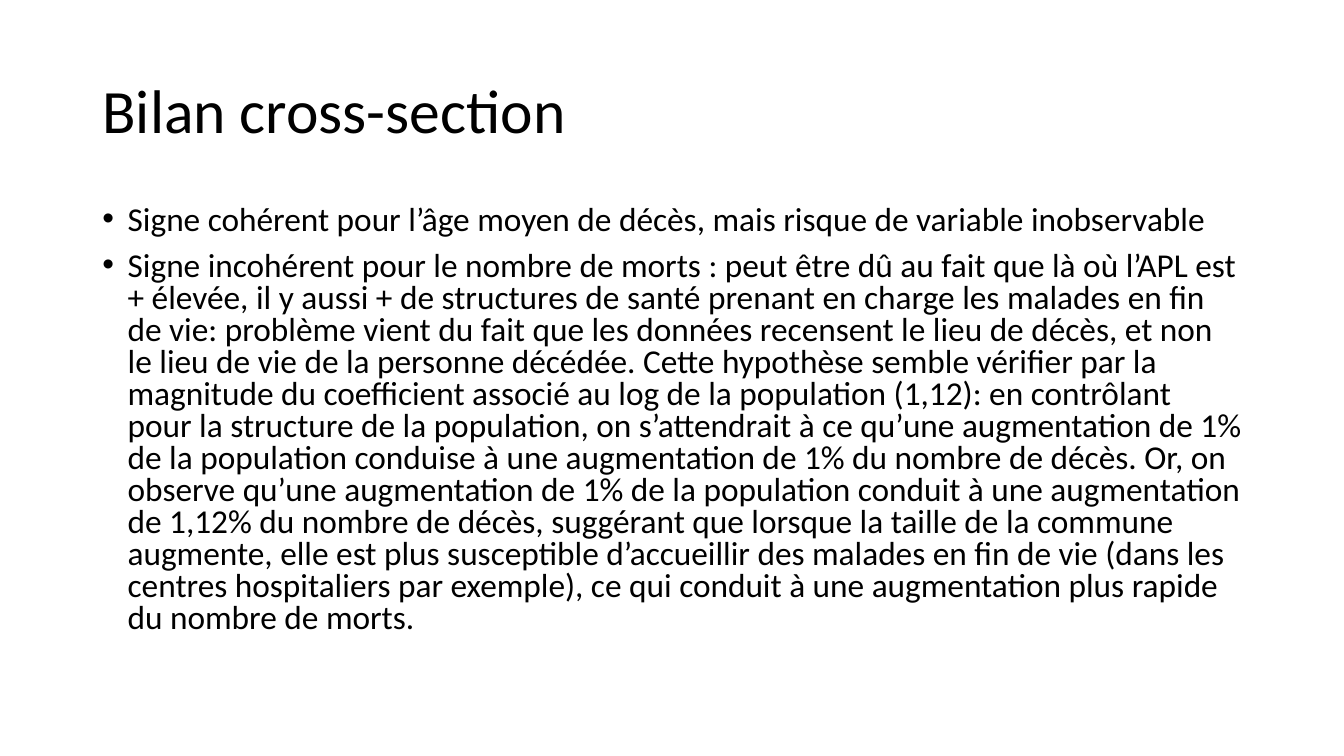
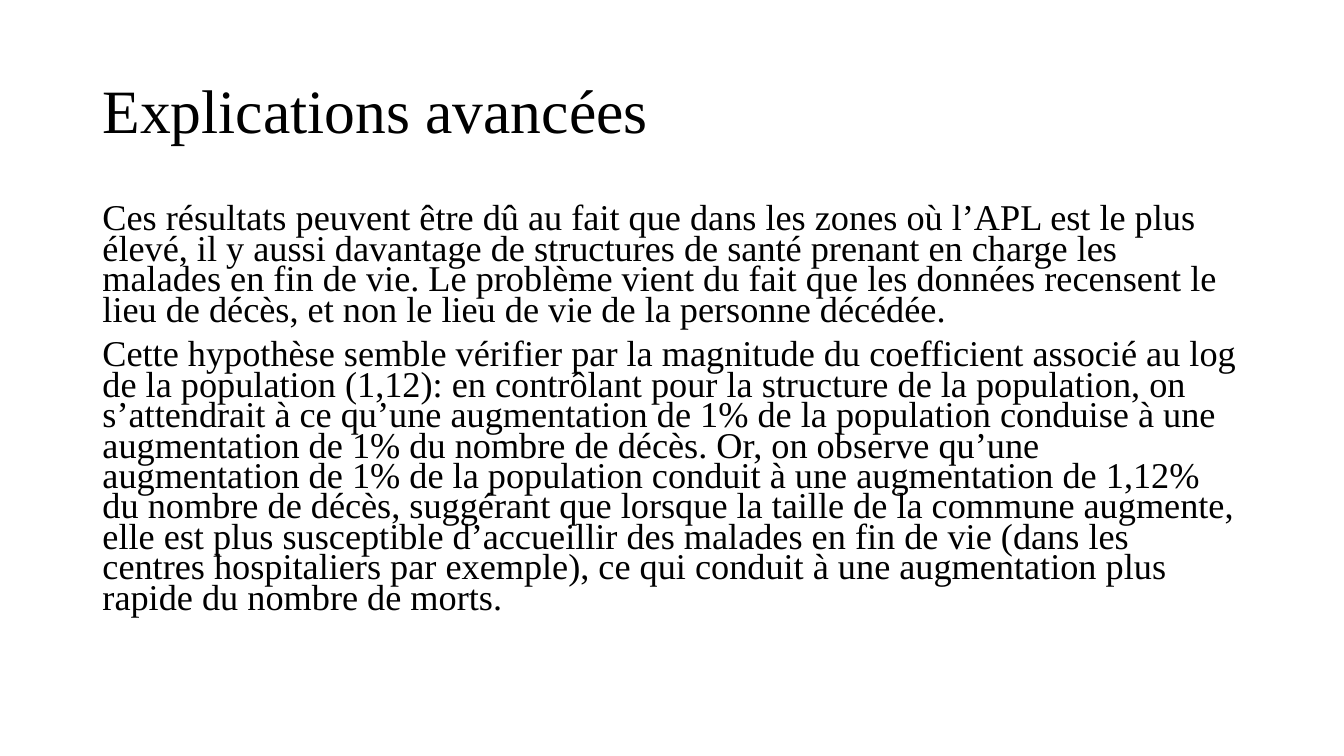
Before and after one commit to mchabaud/Project-DSSS, a slide deck: slide 5 of Presentation_13_04_22.pptx (slide 6 before the commit). Drawn at 1344x756 pixels with LibreOffice and Linux fonts; fonts in the diff are those of the drawing. Boxes give left, top, right and bottom in pixels: in the first picture for what was removed or moved away, otherwise in the second. Text is boxed around its words. In the diff, an @@ line names an element or a change of style, - is before the commit and + after.

```diff
--- a/Presentation_13_04_22.pptx
+++ b/Presentation_13_04_22.pptx
@@ title at (102, 90, 648, 144): text changed; font Calibri to Times New Roman @@
-Bilan cross-section
+Explications avancées
@@ text at (102, 204, 1235, 617): text changed; size 23.8 to 25.9 pt; font Calibri to Times New Roman @@
-• Signe cohérent pour l’âge moyen de décès, mais risque de variable inobservable
-• Signe incohérent pour le nombre de morts : peut être dû au fait que là où l’APL est + élevée, il y aussi + de structures de santé prenant en charge les malades en fin de vie: problème vient du fait que les données recensent le lieu de décès, et non le lieu de vie de la personne décédée. Cette hypothèse semble vérifier par la magnitude du coefficient associé au log de la population (1,12): en contrôlant pour la structure de la population, on s’attendrait à ce qu’une augmentation de 1% de la population conduise à une augmentation de 1% du nombre de décès. Or, on observe qu’une augmentation de 1% de la population conduit à une augmentation de 1,12% du nombre de décès, suggérant que lorsque la taille de la commune augmente, elle est plus susceptible d’accueillir des malades en fin de vie (dans les centres hospitaliers par exemple), ce qui conduit à une augmentation plus rapide du nombre de morts.
+Ces résultats peuvent être dû au fait que dans les zones où l’APL est le plus élevé, il y aussi davantage de structures de santé prenant en charge les malades en fin de vie. Le problème vient du fait que les données recensent le lieu de décès, et non le lieu de vie de la personne décédée.
+Cette hypothèse semble vérifier par la magnitude du coefficient associé au log de la population (1,12): en contrôlant pour la structure de la population, on s’attendrait à ce qu’une augmentation de 1% de la population conduise à une augmentation de 1% du nombre de décès. Or, on observe qu’une augmentation de 1% de la population conduit à une augmentation de 1,12% du nombre de décès, suggérant que lorsque la taille de la commune augmente, elle est plus susceptible d’accueillir des malades en fin de vie (dans les centres hospitaliers par exemple), ce qui conduit à une augmentation plus rapide du nombre de morts.
```
Also in this commit, not shown: 10 other slides changed, 5 slides added, 8 slides removed.
